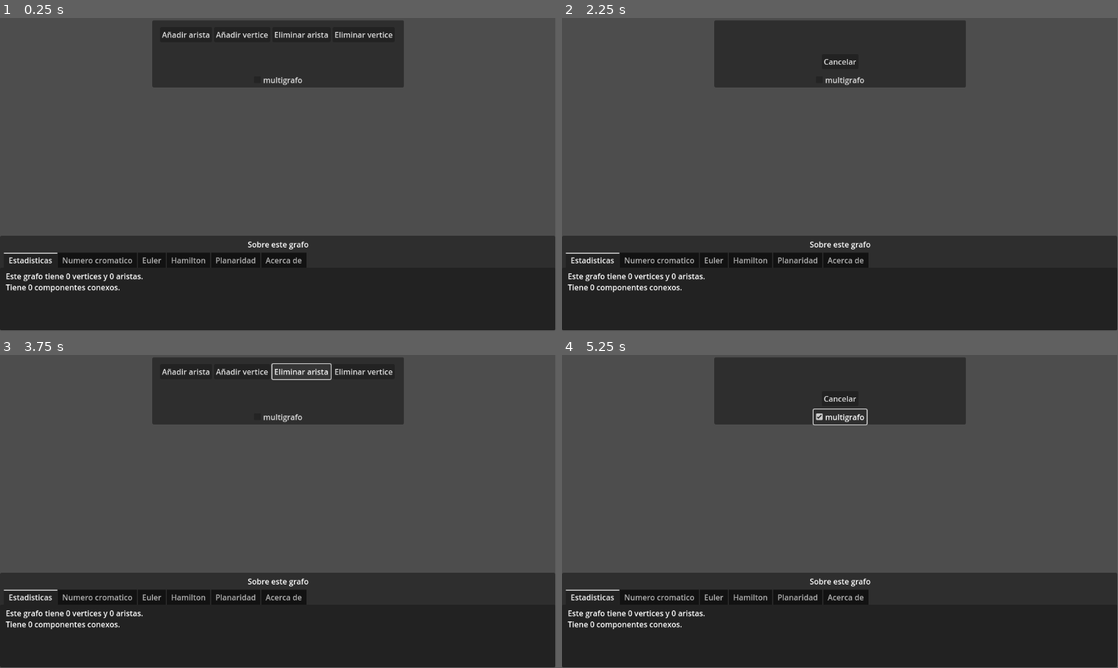
Above: before the commit, frames 1-4 (two rows, left to right).
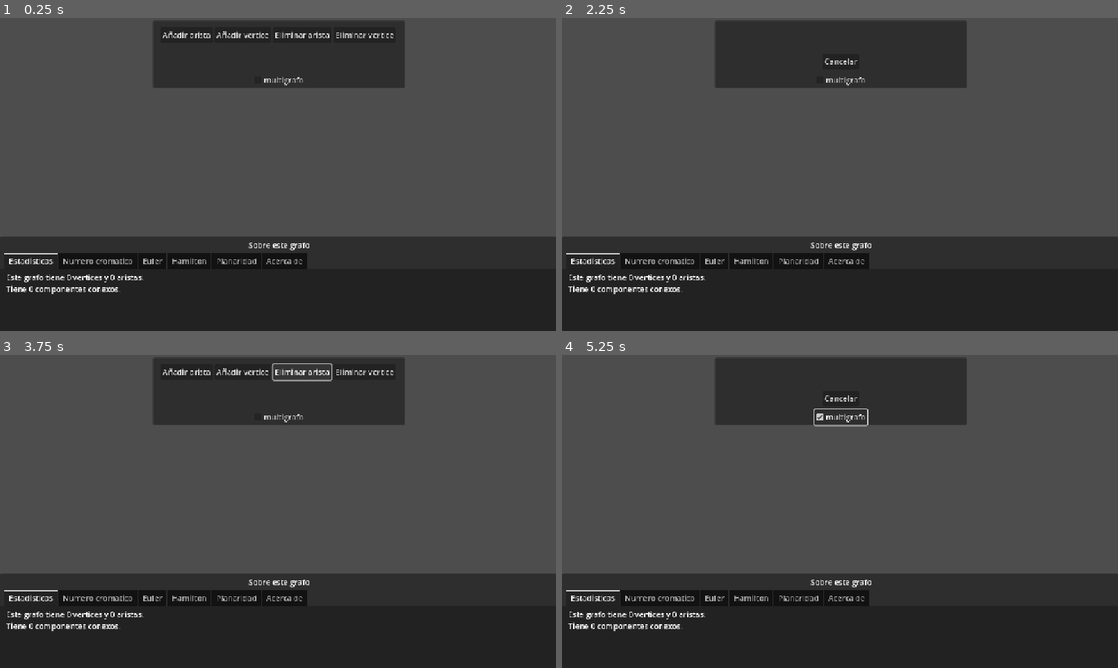
Above: after the commit, the same moments.

Repository: AndresDavidCalderon/exploragrafos
Game: Godot game, scene res://main.tscn
Same seed, same stepped clock (60 frames per second), same inputs: the game is played once before the commit and once after it.
Inputs:
- Up to frame 1 (0.25 s): no input
- Up to frame 2 (2.25 s): click "Añadir arista" at 0.5 s; click "Listo" at 1.25 s; click "Añadir vertice" at 2 s
- Up to frame 3 (3.75 s): click "Cancelar" at 2.75 s; click "Eliminar arista" at 3.5 s
- Up to frame 4 (5.25 s): click "Eliminar vertice" at 4.25 s; click "multigrafo" at 5 s
In our replay, the window is 799x449 before the commit and 800x450 after it. These sizes can differ from the game's own. Grey fills any space a smaller window leaves; there, only what the larger window draws over its background counts as a difference.

The runs differ from the first frame. In frame 1, 2.4% of the frame differs, in the area x 0-100%, y 0-100%; in frame 2, 2.0%; in frame 3, 2.5%; in frame 4, 2.1%.
Error after the commit: Parse Error: Mixed use of tabs and spaces for indentation. (res://planaridad.gd:30)

Commit message:
detectar-triangulos

Diff:
--- a/entidades/vertice.gd
+++ b/entidades/vertice.gd
@@ -37,3 +37,11 @@
 
 func colorear(color:Color) -> void:
 	$Sprite2D.modulate=color
+
+func obtener_adyacentes() ->Array:
+	var adyacentes=[]
+	for arista in aristas:
+		var contrario=arista.contrario(self)
+		if not adyacentes.has(contrario):
+			adyacentes.append(contrario)
+	return adyacentes
--- a/planaridad.gd
+++ b/planaridad.gd
@@ -1,27 +1,33 @@
 extends Control
 
 func _ready() -> void:
-    Globals.grafo.grafo_cambiado.connect(actualizar)
-    actualizar()
-    visibility_changed.connect(actualizar)
+	Globals.grafo.grafo_cambiado.connect(actualizar)
+	actualizar()
+	visibility_changed.connect(actualizar)
 
 func actualizar():
-    $RichTextLabel.text="Un grafo es planar si se pudiese dibujar sin cruzar aristas."
-    var puede_ser_planar=true
-    if (not vertice_grado_menor_a_6()) and not Globals.grafo.multigrafo:
-        $RichTextLabel.text+="\nEl grafo no es planar, ya que todos sus vertices tienen grado mayor o igual a 6 y es simple."
-        puede_ser_planar=false
-    if puede_ser_planar:
-        $RichTextLabel.text+="\nEl grafo puede ser planar, pero no sabemos."
+	$RichTextLabel.text="Un grafo es planar si se pudiese dibujar sin cruzar aristas."
+	var puede_ser_planar=true
+	if (not vertice_grado_menor_a_6()) and not Globals.grafo.multigrafo:
+		$RichTextLabel.text+="\nEl grafo no es planar, ya que todos sus vertices tienen grado mayor o igual a 6 y es simple."
+		puede_ser_planar=false
+	if puede_ser_planar:
+		$RichTextLabel.text+="\nEl grafo puede ser planar, pero no sabemos."
 
 
 # Esto significa que el grafo contiene 2 grupos de al menos 3 vertices, donde vertice en el grupo no se conecta con otro del grupo, y cada vertice de un grupo se conecta con todos los vertices del otro grupo.
 # En otras palabras, el grafo contiene a K3,3.
 func contiene_a_k33():
-    pass
+	pass
 
 func vertice_grado_menor_a_6():
-    for vertice in Globals.grafo.vertices:
-        if vertice.aristas.size()<6:
-            return true
-    return false
+	for vertice in Globals.grafo.vertices:
+		if vertice.aristas.size()<6:
+			return true
+	return false
+
+func son_vertices_de_triangulo(a:Vertice,b:Vertice):
+	for adyacente in a.obtener_adyacentes():
+	   if b.obtener_adyacentes().has(adyacente):
+			return true
+	return false
--- a/project.godot
+++ b/project.godot
@@ -20,6 +20,10 @@
 ToastParty="*res://addons/toastparty/toast-autoload.gd"
 Globals="*res://globals.gd"
 
+[display]
+
+window/stretch/mode="canvas_items"
+
 [editor_plugins]
 
 enabled=PackedStringArray("res://addons/toastparty/plugin.cfg")
